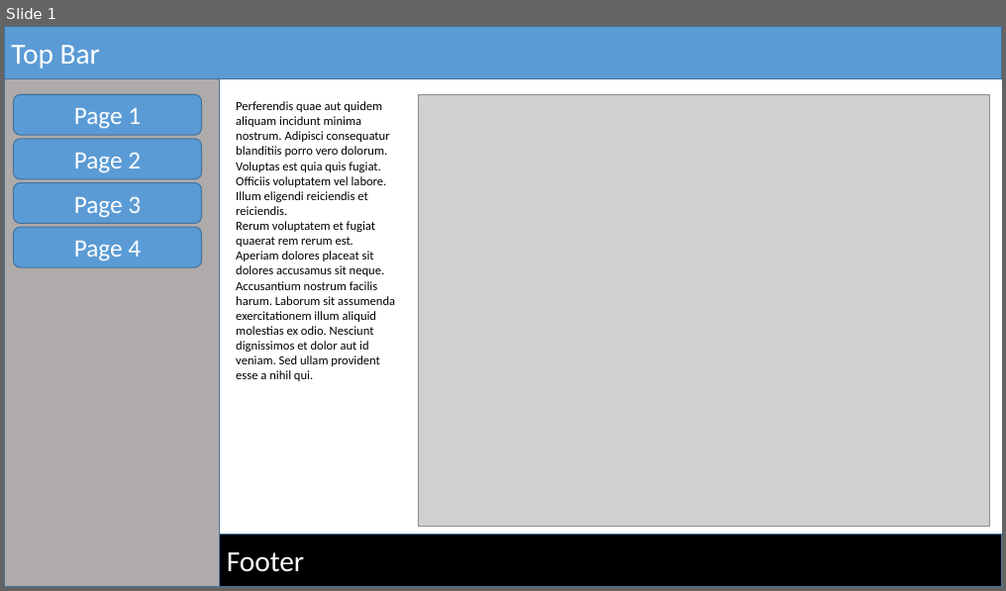
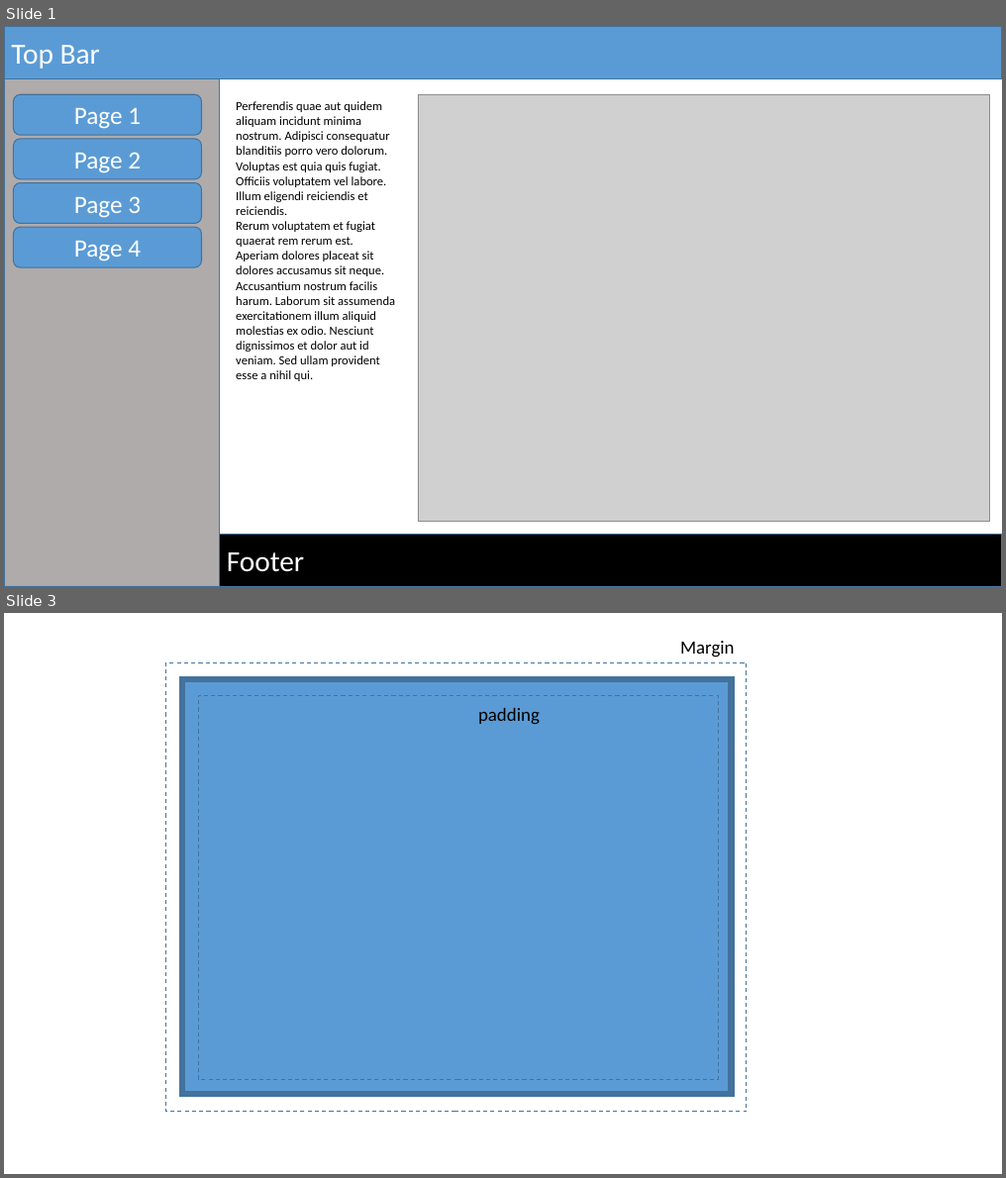
Before and after one commit to docligot/web-bootcamp-1, a slide deck: doc/wireframe/sample_wireframe.pptx. Shown one above the other, each under a label of ours: slide 1 before the commit, slides 1 and 3 after it; the slides between them are not shown. The pictures are 1006x591 and 1006x1178 pixels, drawn with LibreOffice and Linux fonts; fonts in the diff are those of the drawing; grey boxes stand for pictures. Boxes give left, top, right and bottom in pixels: in the first picture for what was removed or moved away, otherwise in the second. Text is boxed around its words. In the diff, an @@ line names an element or a change of style, - is before the commit and + after.

```diff
--- a/doc/wireframe/sample_wireframe.pptx
+++ b/doc/wireframe/sample_wireframe.pptx
@@ slide 3 added at box(4, 613, 1002, 1174), background #FFFFFF @@
@@ text added at box(680, 641, 735, 658), 18 pt, text #000000 @@
+Margin
@@ rectangle added at box(165, 663, 746, 1112), outline #43739E 1 pt dashed @@
@@ rectangle added at box(182, 679, 731, 1094), fill #5B9BD5, outline #43739E 6 pt @@
@@ rectangle added at box(199, 695, 718, 1079), outline #43739E 1 pt dashed @@
@@ text added at box(478, 708, 540, 725), 18 pt, text #000000 @@
+padding
@@ slide 1 changed as well @@
@@ picture: place and size @@
-picture at box(418, 95, 990, 527)
+picture at box(418, 95, 990, 522)
```
Also in this commit, not shown: 1 other slide added, 1 other file.
